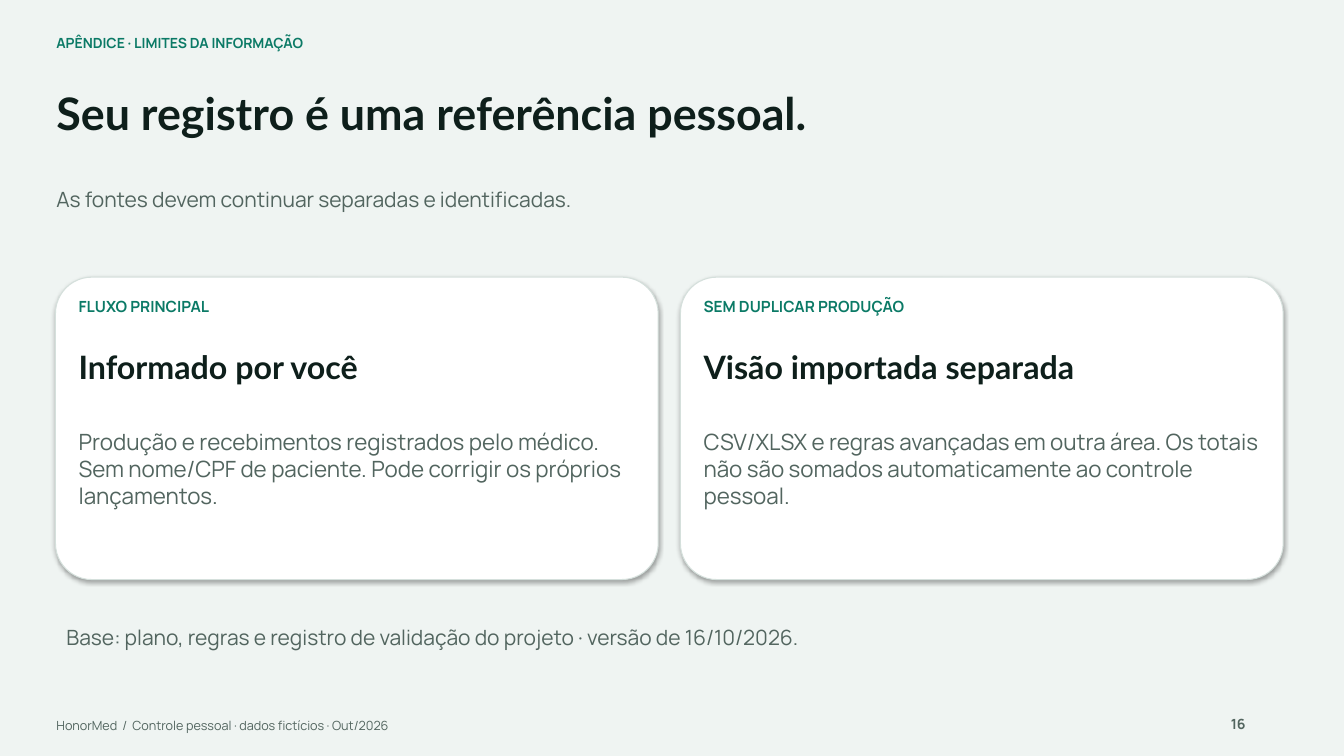
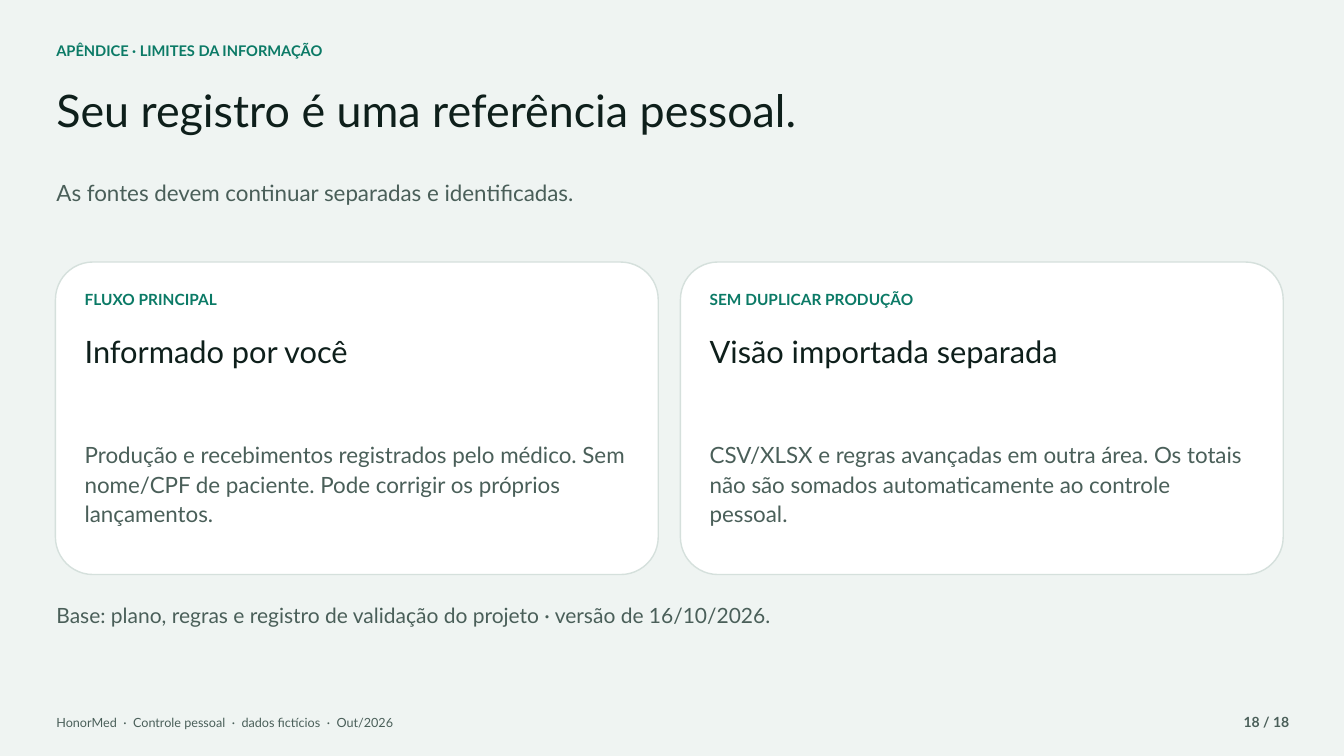
Before and after one commit to Gor0d/HonorMed, a slide deck: slide 18 of docs/apresentacao/HonorMed_Apresentacao_Medicos.pptx (slide 16 before the commit). Drawn at 1344x756 pixels with LibreOffice and Linux fonts; fonts in the diff are those of the drawing. Boxes give left, top, right and bottom in pixels: in the first picture for what was removed or moved away, otherwise in the second. Text is boxed around its words. In the diff, an @@ line names an element or a change of style, - is before the commit and + after.

```diff
--- a/docs/apresentacao/HonorMed_Apresentacao_Medicos.pptx
+++ b/docs/apresentacao/HonorMed_Apresentacao_Medicos.pptx
@@ text "APÊNDICE · LIMITES DA INFORMAÇÃO" at (x1=56, y1=43, x2=322, y2=59): size 10 to 10.5 pt, font Manrope to Lato; line spacing 1 to 1.1; less space between paragraphs @@
@@ text "Seu registro é uma referência ..." at (x1=56, y1=94, x2=796, y2=135): bold off; less space between paragraphs @@
@@ text "As fontes devem continuar separadas ..." moved from (x1=56, y1=191, x2=571, y2=212) to (x1=56, y1=184, x2=574, y2=205) @@
@@ text "As fontes devem continuar separadas ..." at (x1=56, y1=184, x2=574, y2=205): size 15 to 16 pt, font Manrope to Lato, text colour #52655F to #4A5F59; line spacing 1 to 1.1; less space between paragraphs @@
@@ rounded rectangle resized from (x1=55, y1=277, x2=658, y2=580) to (x1=55, y1=262, x2=658, y2=575) @@
@@ rounded rectangle at (x1=55, y1=262, x2=658, y2=575): outline #D5E0DC 0.75 pt to #D5E0DC 1 pt; shadow off @@
@@ rounded rectangle at (x1=681, y1=262, x2=1284, y2=575): outline #D5E0DC 0.75 pt to #D5E0DC 1 pt; shadow off @@
@@ rounded rectangle resized from (x1=681, y1=277, x2=1284, y2=580) to (x1=681, y1=262, x2=1284, y2=575) @@
@@ text "FLUXO PRINCIPAL" moved from (x1=79, y1=300, x2=209, y2=313) to (x1=85, y1=293, x2=217, y2=305) @@
@@ text "FLUXO PRINCIPAL" at (x1=85, y1=293, x2=217, y2=305): font Manrope to Lato; line spacing 1 to 1.1; less space between paragraphs @@
@@ text "SEM DUPLICAR PRODUÇÃO" at (x1=710, y1=291, x2=913, y2=308): font Manrope to Lato; line spacing 1 to 1.1; less space between paragraphs @@
@@ text "SEM DUPLICAR PRODUÇÃO" moved from (x1=704, y1=298, x2=904, y2=316) to (x1=710, y1=291, x2=913, y2=308) @@
@@ text "Informado por você" moved from (x1=79, y1=355, x2=357, y2=385) to (x1=85, y1=340, x2=348, y2=369) @@
@@ text "Informado por você" at (x1=85, y1=340, x2=348, y2=369): size 23 to 22 pt, bold off; less space between paragraphs @@
@@ text "Visão importada separada" at (x1=710, y1=340, x2=1058, y2=369): size 23 to 22 pt, bold off; less space between paragraphs @@
@@ text "Visão importada separada" moved from (x1=704, y1=355, x2=1075, y2=385) to (x1=710, y1=340, x2=1058, y2=369) @@
@@ text "Produção e recebimentos registrados pelo ..." moved from (x1=79, y1=432, x2=621, y2=510) to (x1=85, y1=446, x2=624, y2=526) @@
@@ text "CSV/XLSX e regras avançadas em ..." moved from (x1=704, y1=432, x2=1258, y2=510) to (x1=710, y1=446, x2=1242, y2=526) @@
@@ font Manrope to Lato, text colour #52655F to #4A5F59; line spacing 1 to 1.1; less space between paragraphs in 3 elements at (x1=85, y1=446, x2=624, y2=526), (x1=710, y1=446, x2=1242, y2=526), (x1=56, y1=607, x2=770, y2=627) @@
@@ text "Base: plano, regras e registro ..." moved from (x1=66, y1=629, x2=798, y2=651) to (x1=56, y1=607, x2=770, y2=627) @@
@@ text at (x1=56, y1=717, x2=394, y2=729): text changed; font Manrope to Lato; text colour #52655F to #4A5F59 @@
-HonorMed / Controle pessoal · dados fictícios · Out/2026
+HonorMed · Controle pessoal · dados fictícios · Out/2026
@@ text removed at (x1=1231, y1=718, x2=1246, y2=729) @@
-16
@@ text added at (x1=1244, y1=717, x2=1289, y2=727), 10 pt, text #4A5F59, bold @@
+18 / 18
```
Also in this commit, not shown: 15 other slides changed, 2 slides added, 10 other files.
